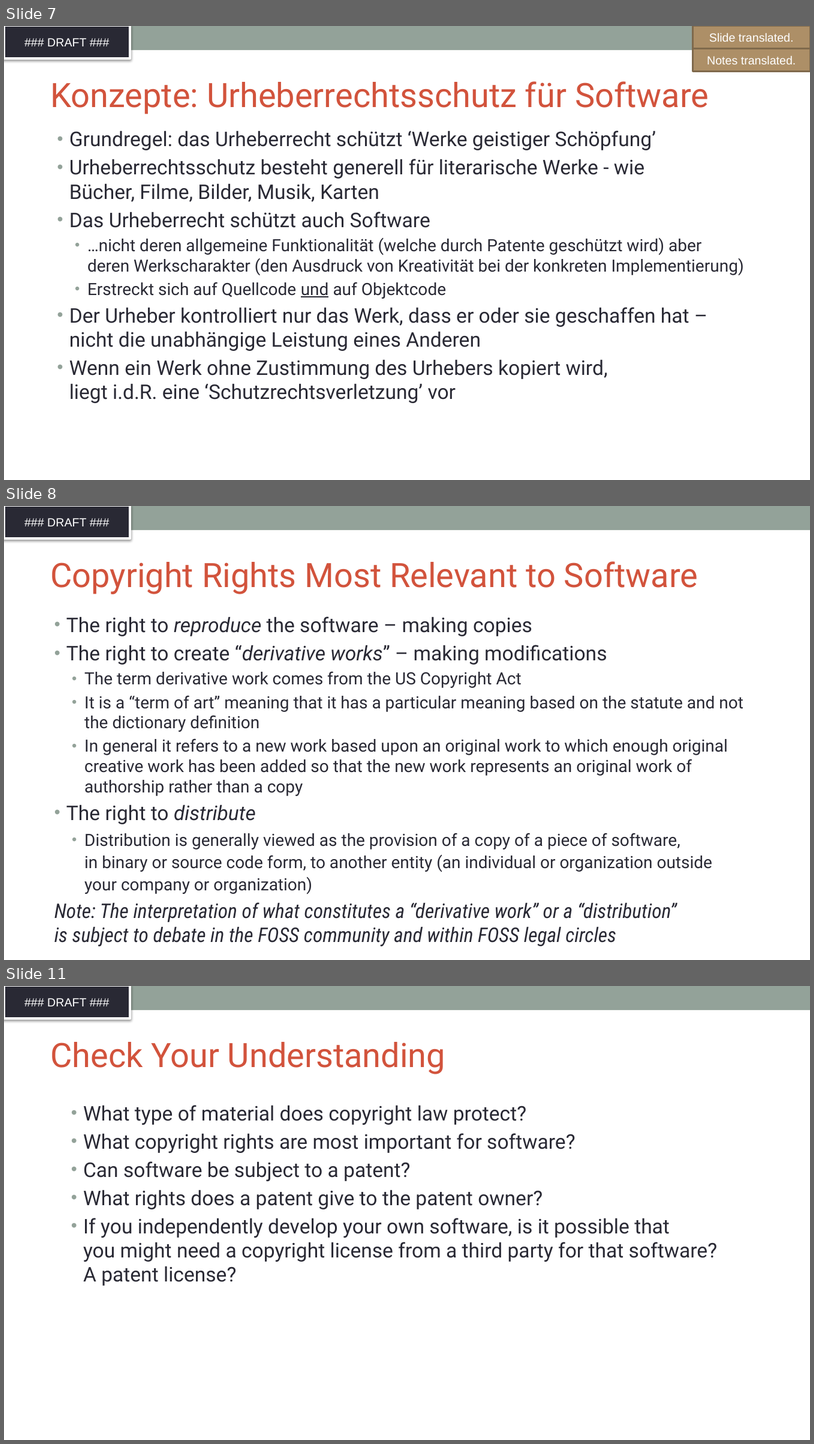
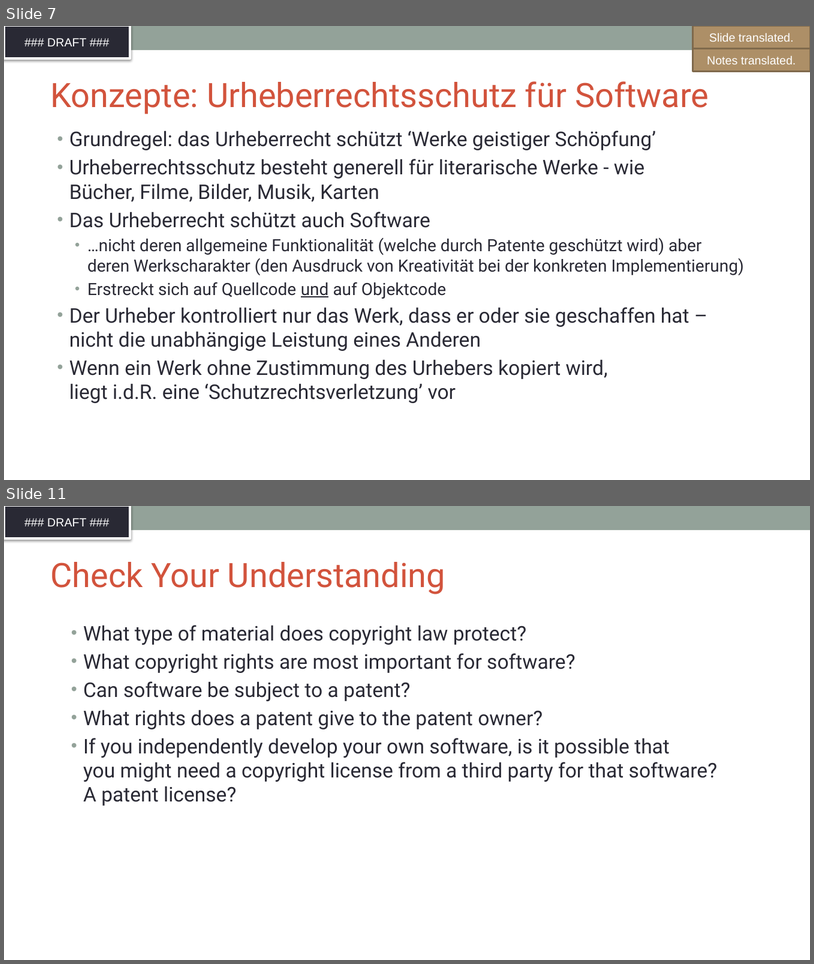
Before and after one commit to SThanheiser/curriculum, a slide deck: translation-DE/slides/DFT_openchain-curriculum-for-1-1_GER.pptx. Shown one above the other, each under a label of ours: slides 7, 8 and 11 before the commit, slides 7 and 11 after it; the slides between them are not shown. The pictures are 814x1444 and 814x964 pixels, drawn with LibreOffice and Linux fonts; fonts in the diff are those of the drawing; background and template pictures are left out. Boxes give left, top, right and bottom in pixels: in the first picture for what was removed or moved away, otherwise in the second. Text is boxed around its words. In the diff, an @@ line names an element or a change of style, - is before the commit and + after.

Commit message:
added translation for slide 8,9,10

```diff
--- a/translation-DE/slides/DFT_openchain-curriculum-for-1-1_GER.pptx
+++ b/translation-DE/slides/DFT_openchain-curriculum-for-1-1_GER.pptx
@@ slide 8 removed at <box>4,506,810,960</box>, background #FFFFFF; not listed: 2 template elements that a slide beside it also shows @@
@@ title removed at <box>50,561,698,594</box> @@
-Copyright Rights Most Relevant to Software
@@ text removed at <box>54,616,744,946</box> @@
-• The right to reproduce the software – making copies
-• The right to create “derivative works” – making modifications
-  • The term derivative work comes from the US Copyright Act
-  • It is a “term of art” meaning that it has a particular meaning based on the statute and not the dictionary definition
-  • In general it refers to a new work based upon an original work to which enough original creative work has been added so that the new work represents an original work of authorship rather than a copy
-• The right to distribute
-  • Distribution is generally viewed as the provision of a copy of a piece of software,
-    in binary or source code form, to another entity (an individual or organization outside
-    your company or organization)
-Note: The interpretation of what constitutes a “derivative work” or a “distribution”
-is subject to debate in the FOSS community and within FOSS legal circles
```
Also in this commit, not shown: 3 slides added, 2 other slides removed.
